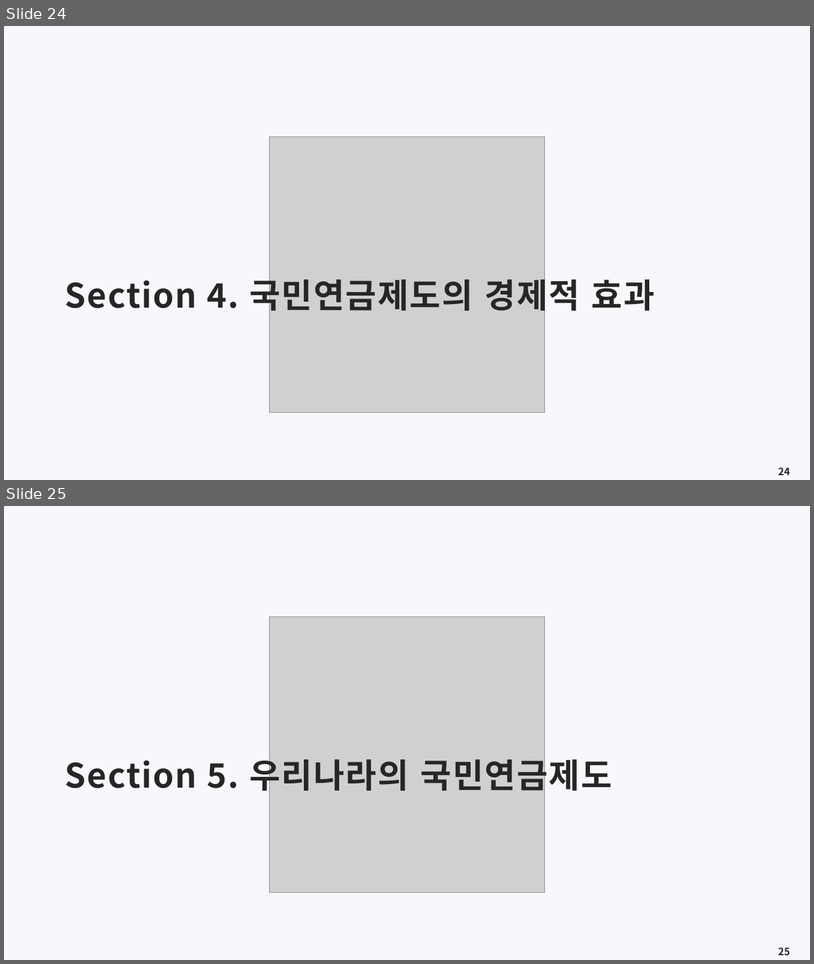
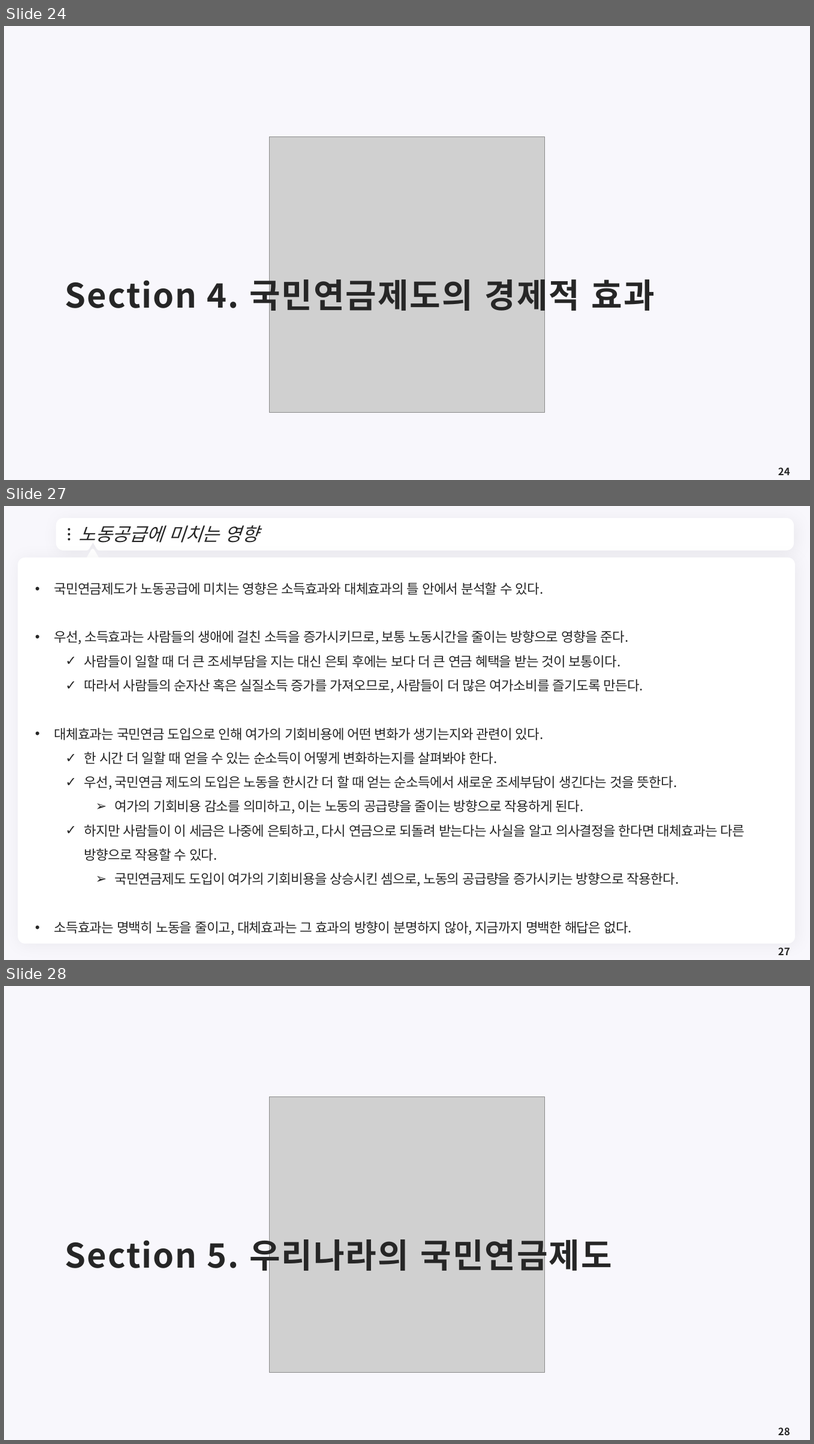
Before and after one commit to meandthey/Teaching, a slide deck: 재정학/01_Lectures/재정학_Chapter_10.pptx. Shown one above the other, each under a label of ours: slides 24 and 25 before the commit, slides 24, 27 and 28 after it; the slides between them are not shown. The pictures are 814x964 and 814x1444 pixels, drawn with LibreOffice and Linux fonts; fonts in the diff are those of the drawing; grey boxes stand for pictures; background and template pictures are left out. Boxes give left, top, right and bottom in pixels: in the first picture for what was removed or moved away, otherwise in the second. Text is boxed around its words. In the diff, an @@ line names an element or a change of style, - is before the commit and + after.

```diff
--- a/재정학/01_Lectures/재정학_Chapter_10.pptx
+++ b/재정학/01_Lectures/재정학_Chapter_10.pptx
@@ slide 27 added at (x1=4, y1=506, x2=810, y2=960), background #F8F7FC @@
@@ freeform shape added at (x1=59, y1=521, x2=792, y2=548), fill #FFFFFF, outline #FFFFFF 7.25 pt @@
@@ ellipse added at (x1=68, y1=528, x2=71, y2=531), fill #262626 @@
@@ ellipse added at (x1=68, y1=533, x2=71, y2=535), fill #262626 @@
@@ ellipse added at (x1=68, y1=538, x2=71, y2=540), fill #262626 @@
@@ title added at (x1=78, y1=525, x2=259, y2=543), 22 pt, text #262626, italic @@
+노동공급에 미치는 영향
@@ freeform shape added at (x1=776, y1=530, x2=783, y2=539), fill #FFFFFF @@
@@ rounded rectangle added at (x1=18, y1=558, x2=796, y2=943), fill #FFFFFF @@
@@ triangle added at (x1=86, y1=550, x2=99, y2=562), fill #FFFFFF, outline #FFFFFF 3.75 pt @@
@@ text added at (x1=54, y1=582, x2=745, y2=934), 16 pt, text #262626 @@
+• 국민연금제도가 노동공급에 미치는 영향은 소득효과와 대체효과의 틀 안에서 분석할 수 있다.
+• 우선, 소득효과는 사람들의 생애에 걸친 소득을 증가시키므로, 보통 노동시간을 줄이는 방향으로 영향을 준다.
+  ✓ 사람들이 일할 때 더 큰 조세부담을 지는 대신 은퇴 후에는 보다 더 큰 연금 혜택을 받는 것이 보통이다.
+  ✓ 따라서 사람들의 순자산 혹은 실질소득 증가를 가져오므로, 사람들이 더 많은 여가소비를 즐기도록 만든다.
+• 대체효과는 국민연금 도입으로 인해 여가의 기회비용에 어떤 변화가 생기는지와 관련이 있다.
+  ✓ 한 시간 더 일할 때 얻을 수 있는 순소득이 어떻게 변화하는지를 살펴봐야 한다.
+  ✓ 우선, 국민연금 제도의 도입은 노동을 한시간 더 할 때 얻는 순소득에서 새로운 조세부담이 생긴다는 것을 뜻한다.
+    ➢ 여가의 기회비용 감소를 의미하고, 이는 노동의 공급량을 줄이는 방향으로 작용하게 된다.
+  ✓ 하지만 사람들이 이 세금은 나중에 은퇴하고, 다시 연금으로 되돌려 받는다는 사실을 알고 의사결정을 한다면 대체효과는 다른 방향으로 작용할 수 있다.
+    ➢ 국민연금제도 도입이 여가의 기회비용을 상승시킨 셈으로, 노동의 공급량을 증가시키는 방향으로 작용한다.
+• 소득효과는 명백히 노동을 줄이고, 대체효과는 그 효과의 방향이 분명하지 않아, 지금까지 명백한 해답은 없다.
@@ page number added at (x1=779, y1=947, x2=791, y2=955), 12 pt, text #262626, bold @@
+27
@@ what was slide 25 is now slide 28 @@
@@ page number at (x1=779, y1=1427, x2=791, y2=1435): text changed @@
-25
+28
```
Also in this commit, not shown: 3 other slides added, 8 other files.
